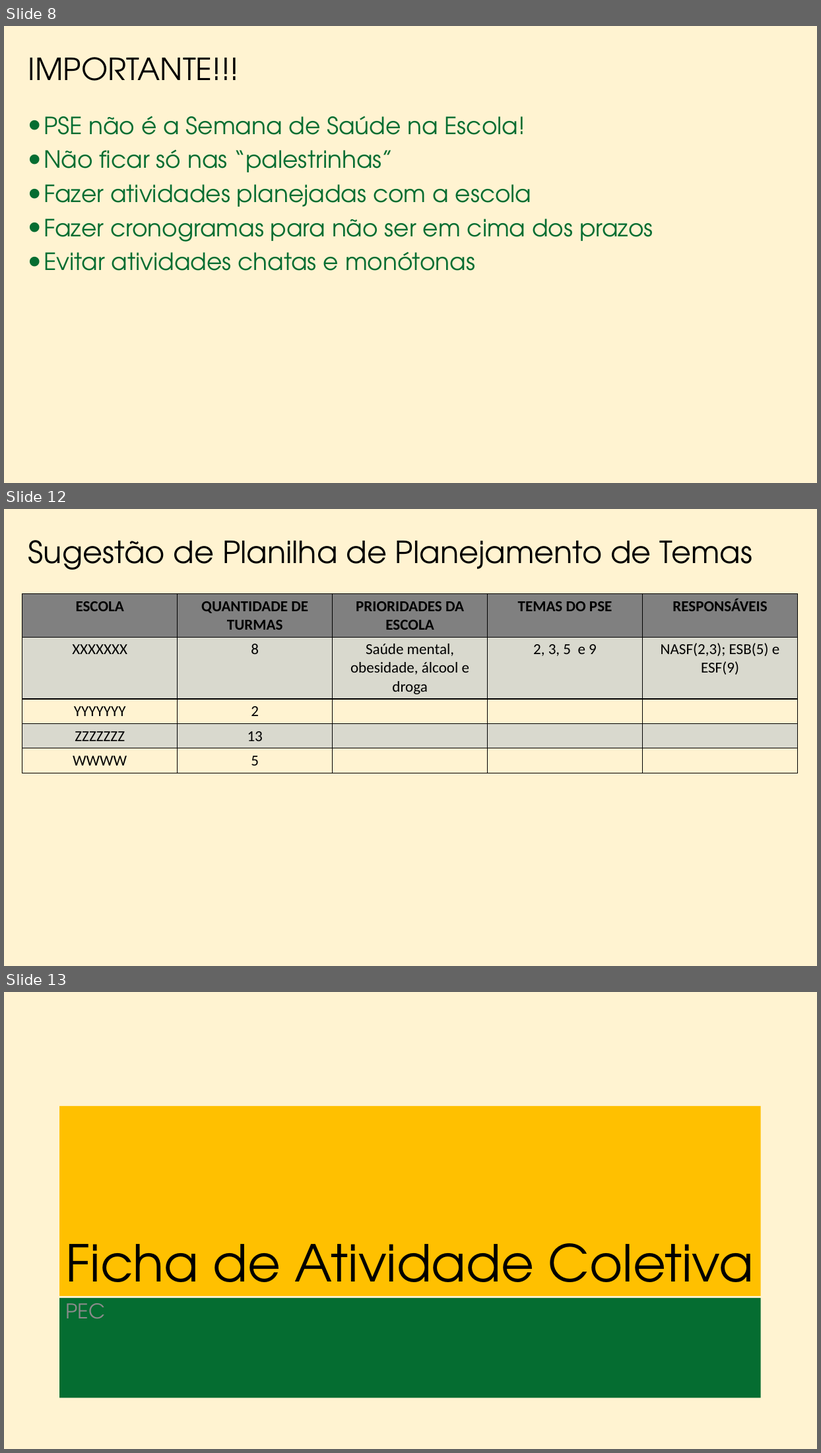
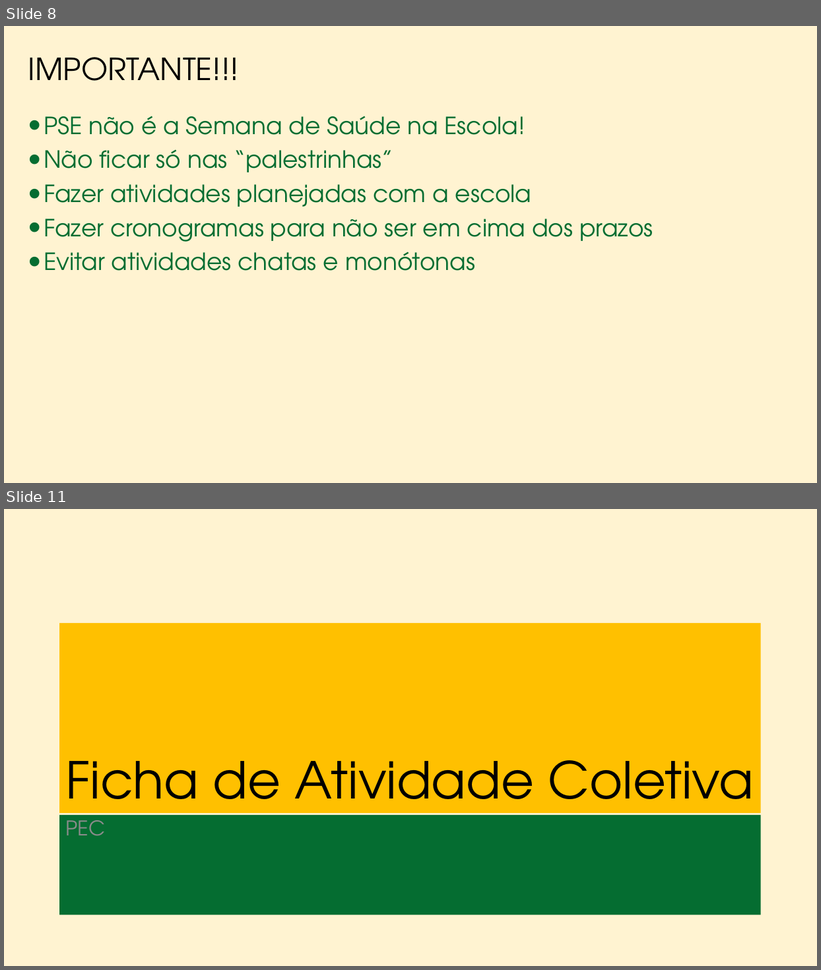
Before and after one commit to marfontenele2/MeusCursos, a slide deck: PSE.pptx. Shown one above the other, each under a label of ours: slides 8, 12 and 13 before the commit, slides 8 and 11 after it; the slides between them are not shown. The pictures are 821x1453 and 821x970 pixels, drawn with LibreOffice and Linux fonts; fonts in the diff are those of the drawing; background and template pictures are left out. Boxes give left, top, right and bottom in pixels: in the first picture for what was removed or moved away, otherwise in the second. Text is boxed around its words. In the diff, an @@ line names an element or a change of style, - is before the commit and + after.

```diff
--- a/PSE.pptx
+++ b/PSE.pptx
@@ slide 12 removed at (x1=4, y1=509, x2=817, y2=966), background #FFC000 at 18% opacity @@
@@ title removed at (x1=28, y1=540, x2=752, y2=570) @@
-Sugestão de Planilha de Planejamento de Temas
@@ table removed at (x1=22, y1=593, x2=797, y2=772), 5 rows, 5 columns @@
-ESCOLA | QUANTIDADE DE TURMAS | PRIORIDADES DA ESCOLA | TEMAS DO PSE | RESPONSÁVEIS
-XXXXXXX | 8 | Saúde mental, obesidade, álcool e droga | 2, 3, 5 e 9 | NASF(2,3); ESB(5) e ESF(9)
-YYYYYYY | 2 |  |  | 
-ZZZZZZZ | 13 |  |  | 
-WWWW | 5 |  |  | 
@@ what was slide 13 is now slide 11 @@
```
Also in this commit, not shown: 3 slides changed, 4 slides added, 5 other slides removed.
